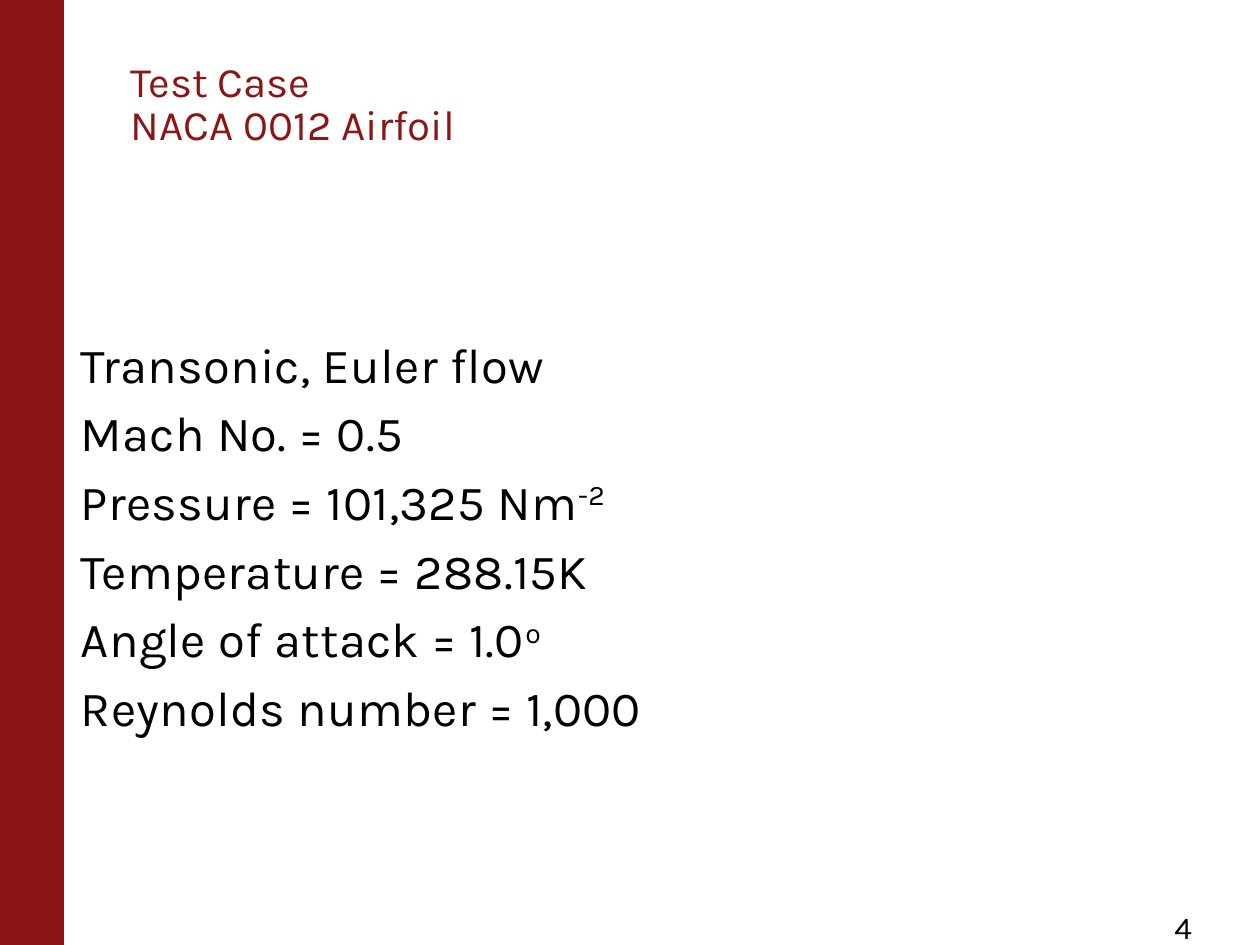
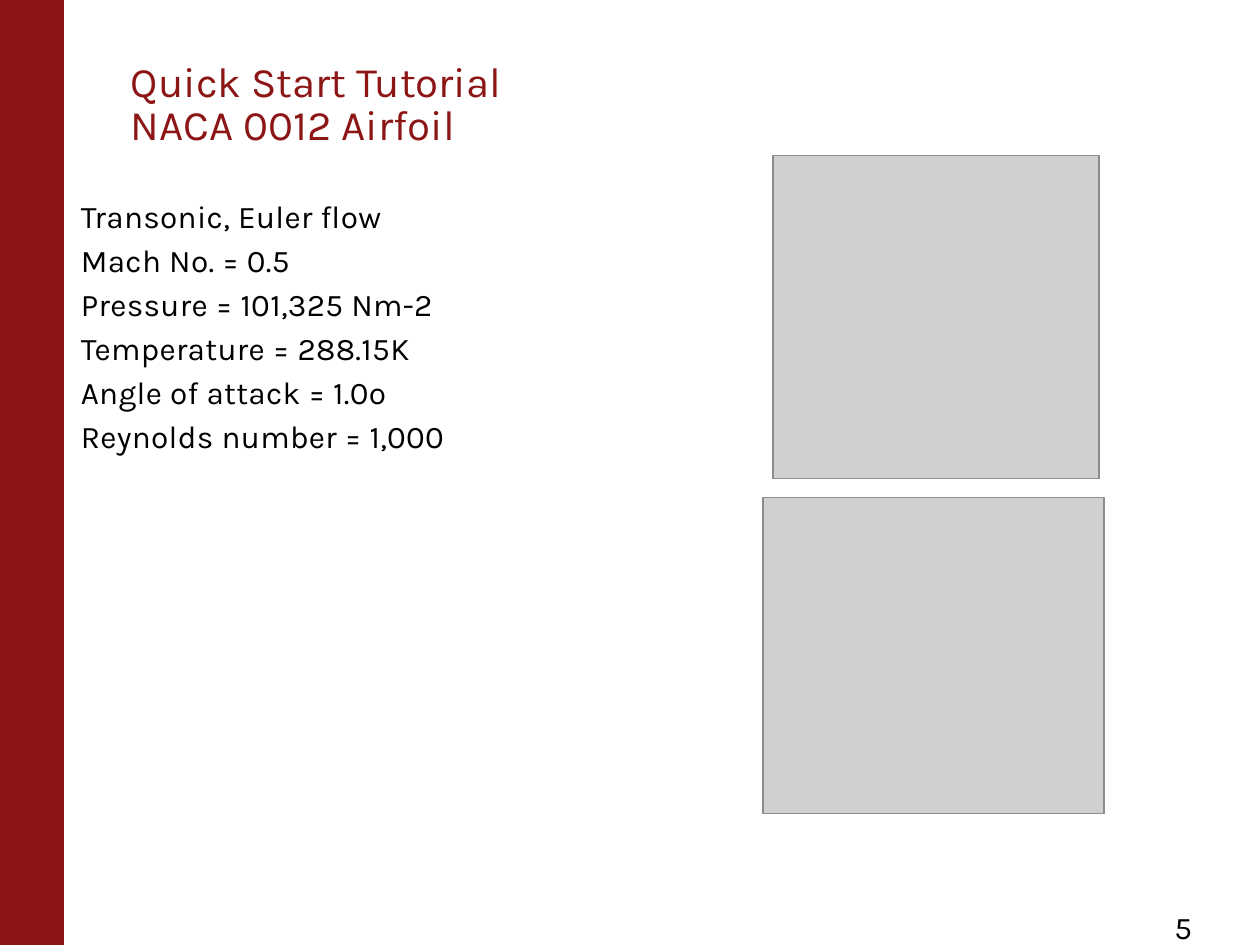
Before and after one commit to su2code/Documentation, a slide deck: slide 5 of Presentations/1st Workshop/Running_SU2.pptx (slide 4 before the commit). Drawn at 1260x945 pixels with LibreOffice and Linux fonts; fonts in the diff are those of the drawing; grey boxes stand for pictures; background and template pictures are left out. Boxes give left, top, right and bottom in pixels: in the first picture for what was removed or moved away, otherwise in the second. Text is boxed around its words. In the diff, an @@ line names an element or a change of style, - is before the commit and + after.

```diff
--- a/Presentations/1st Workshop/Running_SU2.pptx
+++ b/Presentations/1st Workshop/Running_SU2.pptx
@@ title at <box>131,68,502,141</box>: text changed @@
-Test Case
-NACA 0012 Airfoil
+Quick Start Tutorial
+NACA 0012 Airfoil
@@ picture added at <box>772,156,1099,479</box> @@
@@ text "Transonic, Euler flow" at <box>81,206,444,456</box>: size 28 to 18 pt; now on the baseline in "Nm-2", "1.0o"; less space between paragraphs @@
@@ picture added at <box>764,498,1105,814</box> @@
@@ page number at <box>1174,919,1192,940</box>: text changed @@
-4
+5
```
Also in this commit, not shown: 6 other slides changed, 1 slide added, 1 other file.
